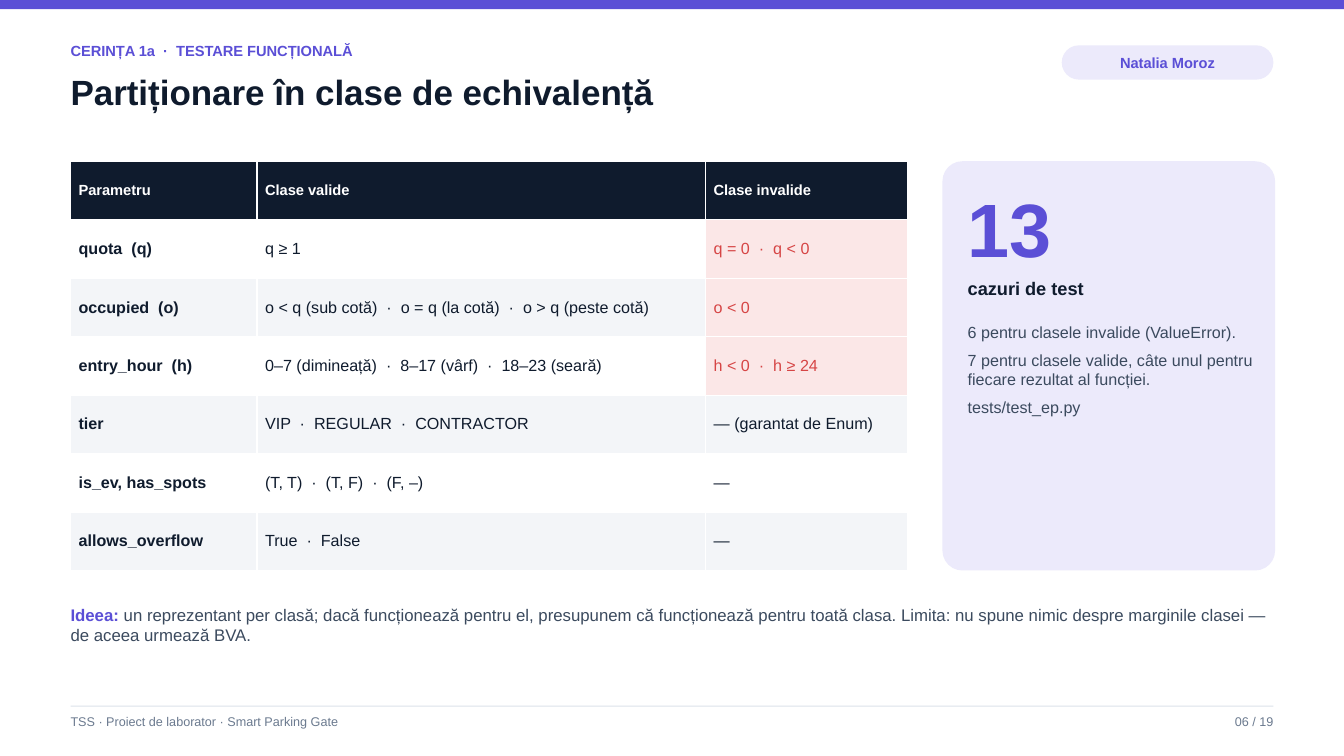
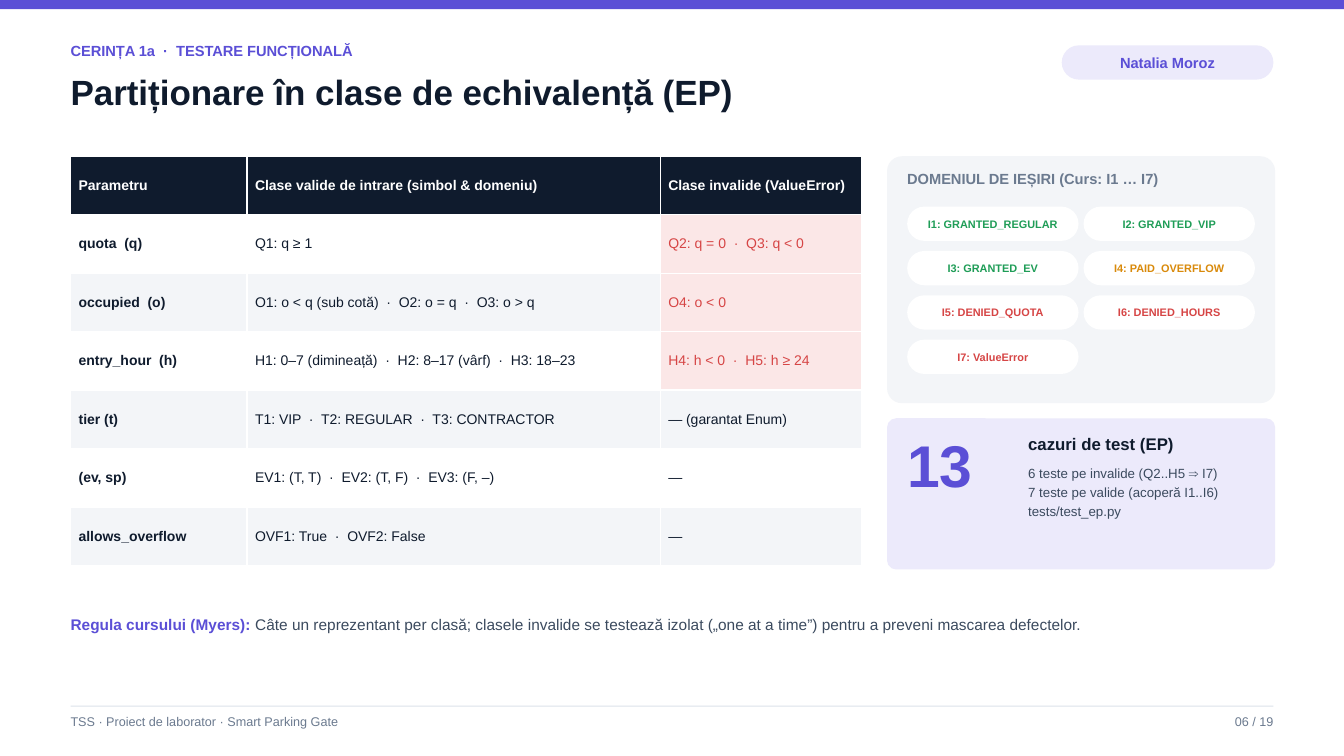
Before and after one commit to victormura/tss, a slide deck: slide 6 of proiect_laborator/docs/Prezentare_Laborator_TSS.pptx. Drawn at 1344x756 pixels with LibreOffice and Linux fonts; fonts in the diff are those of the drawing. Boxes give left, top, right and bottom in pixels: in the first picture for what was removed or moved away, otherwise in the second. Text is boxed around its words. In the diff, an @@ line names an element or a change of style, - is before the commit and + after.

Commit message:
docs(presentation): align all slides with official course notations, formulas, and terminology

```diff
--- a/proiect_laborator/docs/Prezentare_Laborator_TSS.pptx
+++ b/proiect_laborator/docs/Prezentare_Laborator_TSS.pptx
@@ text at [71, 79, 733, 112]: text changed @@
-Partiționare în clase de echivalență
+Partiționare în clase de echivalență (EP)
@@ table at [71, 156, 862, 566] @@
-row 1, column 2: Clase valide
+row 1, column 2: Clase valide de intrare (simbol & domeniu)
-row 1, column 3: Clase invalide
+row 1, column 3: Clase invalide (ValueError)
-row 2, column 2: q ≥ 1
+row 2, column 2: Q1: q ≥ 1
-row 2, column 3: q = 0 · q < 0
+row 2, column 3: Q2: q = 0 · Q3: q < 0
-row 3, column 2: o < q (sub cotă) · o = q (la cotă) · o > q (peste cotă)
+row 3, column 2: O1: o < q (sub cotă) · O2: o = q · O3: o > q
-row 3, column 3: o < 0
+row 3, column 3: O4: o < 0
-row 4, column 2: 0–7 (dimineață) · 8–17 (vârf) · 18–23 (seară)
+row 4, column 2: H1: 0–7 (dimineață) · H2: 8–17 (vârf) · H3: 18–23
-row 4, column 3: h < 0 · h ≥ 24
+row 4, column 3: H4: h < 0 · H5: h ≥ 24
-row 5: tier | VIP · REGULAR · CONTRACTOR | — (garantat de Enum)
+row 5: tier (t) | T1: VIP · T2: REGULAR · T3: CONTRACTOR | — (garantat Enum)
-row 6, column 1: is_ev, has_spots
+row 6, column 1: (ev, sp)
-row 6, column 2: (T, T) · (T, F) · (F, –)
+row 6, column 2: EV1: (T, T) · EV2: (T, F) · EV3: (F, –)
-row 7, column 2: True · False
+row 7, column 2: OVF1: True · OVF2: False
@@ size 10.5 to 10 pt in "Parametru" @@
@@ size 11.5 to 10 pt in "quota (q)", "occupied (o)", "entry_hour (h)", "—" and 2 more places @@
@@ table: place and size @@
-table at [71, 161, 907, 571]
+table at [71, 156, 862, 566]
@@ rounded rectangle: place and size @@
-rounded rectangle at [943, 161, 1275, 571]
+rounded rectangle at [887, 156, 1275, 403]
@@ rounded rectangle at [887, 156, 1275, 403]: fill #ECEAFB to #F3F5F8 @@
@@ text added at [907, 173, 1158, 187], 10.5 pt, text #6B7A8F, bold @@
+DOMENIUL DE IEȘIRI (Curs: I1 … I7)
@@ rounded rectangle added at [907, 207, 1079, 241], fill #FFFFFF, 7.8 pt, text #1F9D57, bold @@
+I1: GRANTED_REGULAR
@@ rounded rectangle added at [1084, 207, 1255, 241], fill #FFFFFF, 7.8 pt, text #1F9D57, bold @@
+I2: GRANTED_VIP
@@ rounded rectangle added at [907, 251, 1079, 285], fill #FFFFFF, 7.8 pt, text #1F9D57, bold @@
+I3: GRANTED_EV
@@ rounded rectangle added at [1084, 251, 1255, 285], fill #FFFFFF, 7.8 pt, text #D98A0B, bold @@
+I4: PAID_OVERFLOW
@@ rounded rectangle added at [907, 295, 1079, 330], fill #FFFFFF, 7.8 pt, text #D64545, bold @@
+I5: DENIED_QUOTA
@@ rounded rectangle added at [1084, 295, 1255, 330], fill #FFFFFF, 7.8 pt, text #D64545, bold @@
+I6: DENIED_HOURS
@@ text removed at [968, 326, 1253, 417] @@
-6 pentru clasele invalide (ValueError).
-7 pentru clasele valide, câte unul pentru fiecare rezultat al funcției.
-tests/test_ep.py
@@ rounded rectangle added at [907, 340, 1079, 374], fill #FFFFFF, 7.8 pt, text #D64545, bold @@
+I7: ValueError
@@ rounded rectangle added at [887, 418, 1275, 570], fill #ECEAFB @@
@@ text "13": place and size @@
-text "13" at [968, 204, 1052, 258]
+text "13" at [907, 446, 972, 488]
@@ text "13" at [907, 446, 972, 488]: size 54 to 42 pt @@
@@ text at [1028, 438, 1174, 454]: text changed; size 13 to 12 pt @@
-cazuri de test
+cazuri de test (EP)
@@ text added at [1028, 468, 1218, 519], 9.5 pt, text #3B4A5E @@
+6 teste pe invalide (Q2..H5 ⇒ I7)
+7 teste pe valide (acoperă I1..I6)
+tests/test_ep.py
@@ text at [71, 618, 1081, 633]: text changed; size 12 to 11 pt @@
-Ideea: un reprezentant per clasă; dacă funcționează pentru el, presupunem că funcționează pentru toată clasa. Limita: nu spune nimic despre marginile clasei — de aceea urmează BVA.
+Regula cursului (Myers): Câte un reprezentant per clasă; clasele invalide se testează izolat („one at a time”) pentru a preveni mascarea defectelor.
```
Also in this commit, not shown: 12 other slides changed, 2 other files.
